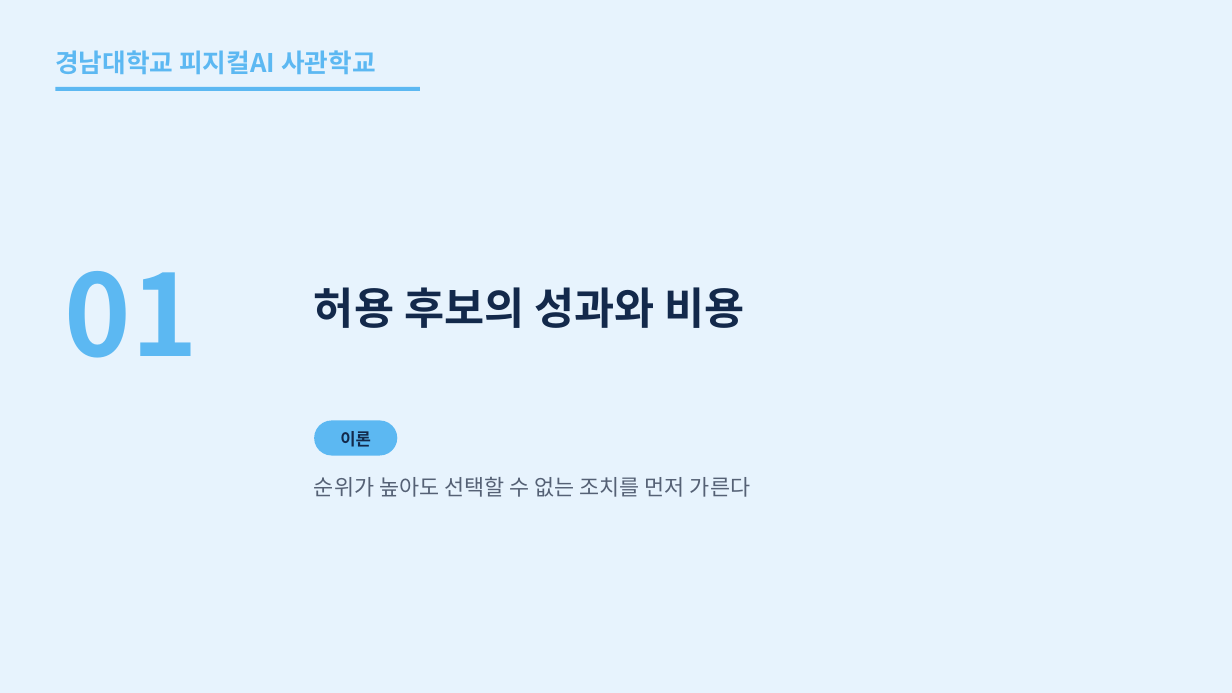
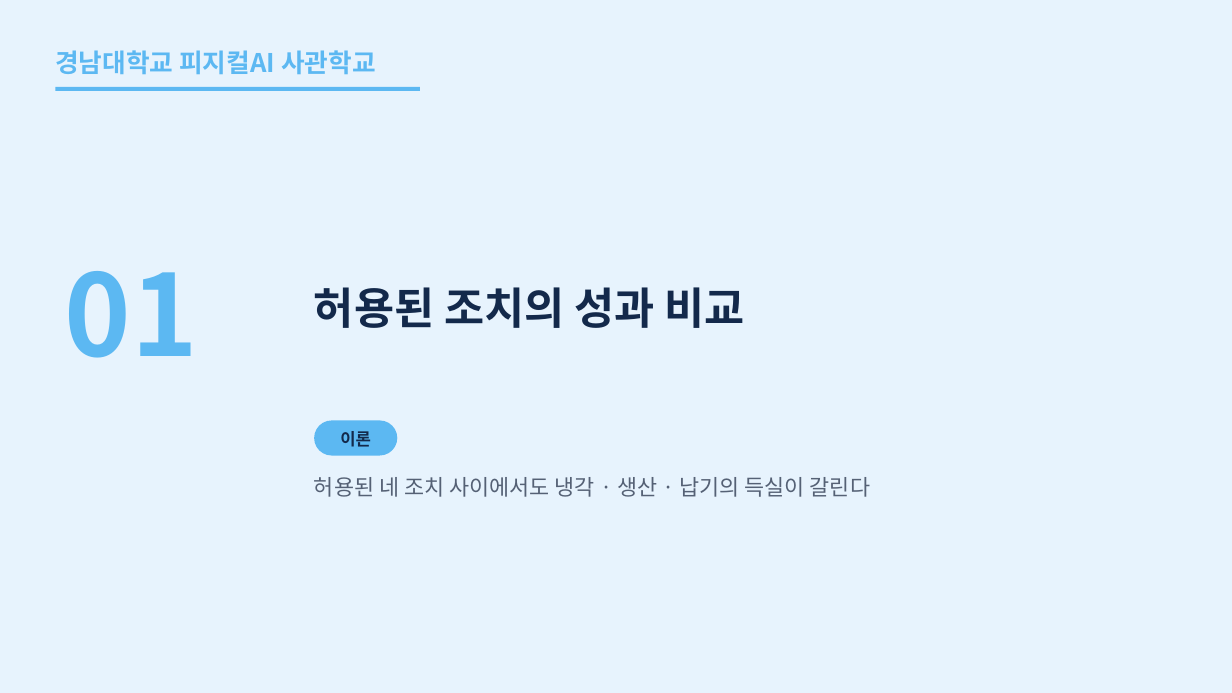
Before and after one commit to uengine-oss/hyd-iot-edu, a slide deck: slide 4 of workspace/강의제작/산출물/실전반/이론/03회차/실전반_03일차.pptx. Drawn at 1232x693 pixels with LibreOffice and Linux fonts; fonts in the diff are those of the drawing. Boxes give left, top, right and bottom in pixels: in the first picture for what was removed or moved away, otherwise in the second. Text is boxed around its words. In the diff, an @@ line names an element or a change of style, - is before the commit and + after.

Commit message:
실전반 3회차 덱 U1~U3(1~23장) 새 판 — 통합 3회차 U3 원본으로 성과 평가 단원을 다시 쓰고 실습1 · 2 소개를 지금 랩대로, 단원마다 독립 검토 지적(3 · 2 · 6건) 고침 · 남은일에 실전 3회차 32 · 33행 미충족 · 동기화.py pull이 이미 없는 파일을 지우다 멈추던 결함

```diff
--- a/workspace/강의제작/산출물/실전반/이론/03회차/실전반_03일차.pptx
+++ b/workspace/강의제작/산출물/실전반/이론/03회차/실전반_03일차.pptx
@@ text at [314, 287, 744, 328]: text changed @@
-허용 후보의 성과와 비용
+허용된 조치의 성과 비교
@@ text at [314, 477, 870, 497]: text changed @@
-순위가 높아도 선택할 수 없는 조치를 먼저 가른다
+허용된 네 조치 사이에서도 냉각 · 생산 · 납기의 득실이 갈린다
```
Also in this commit, not shown: 61 other slides changed, 13 slides added, 12 slides removed, 4 other files.
